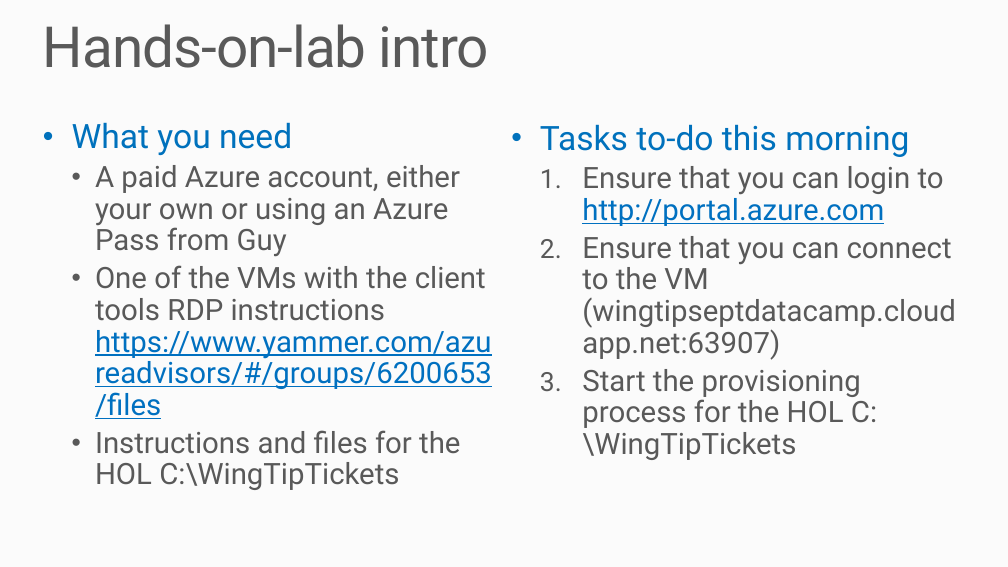
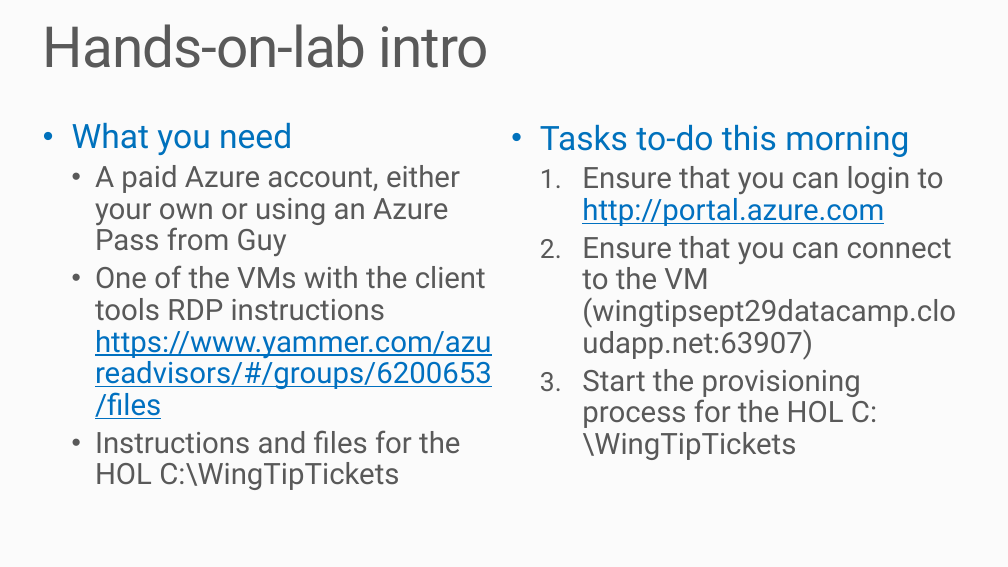
Before and after one commit to microsoft/WingTipTickets, a slide deck: slide 2 of Azure SQL Database - WingTipTickets HOL introduction and roadmap v2 1.pptx. Drawn at 1008x567 pixels with LibreOffice and Linux fonts; fonts in the diff are those of the drawing. Boxes give left, top, right and bottom in pixels: in the first picture for what was removed or moved away, otherwise in the second. Text is boxed around its words. In the diff, an @@ line names an element or a change of style, - is before the commit and + after.

```diff
--- a/Azure SQL Database - WingTipTickets HOL introduction and roadmap v2 1.pptx
+++ b/Azure SQL Database - WingTipTickets HOL introduction and roadmap v2 1.pptx
@@ text at (582, 236, 956, 360): text changed @@
-  2. Ensure that you can connect to the VM (wingtipseptdatacamp.cloudapp.net:63907)
+  2. Ensure that you can connect to the VM (wingtipsept29datacamp.cloudapp.net:63907)
```
Also in this commit, not shown: 1 other slide changed.
